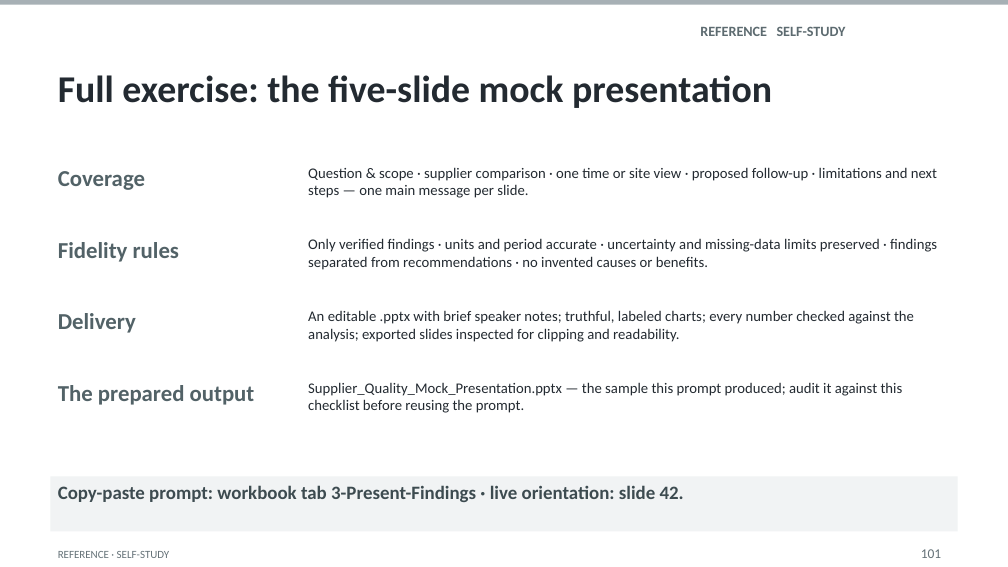
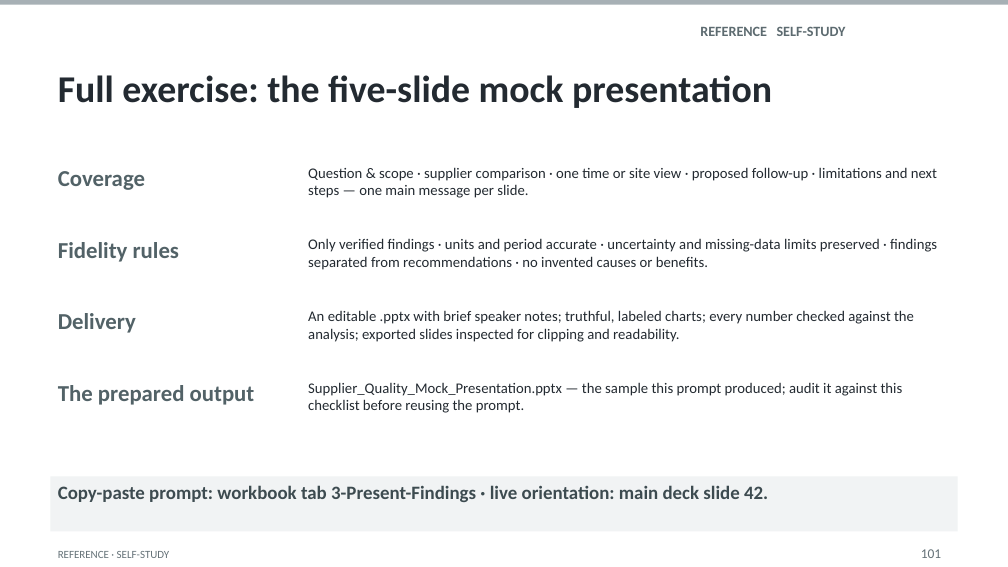
Before and after one commit to naviero1/Claude-Works, a slide deck: slide 55 of ai-training-prompt-engineering/deliverables/From_Prompts_to_Agents_Reference_Deck.pptx. Drawn at 1008x567 pixels with LibreOffice and Linux fonts; fonts in the diff are those of the drawing. Boxes give left, top, right and bottom in pixels: in the first picture for what was removed or moved away, otherwise in the second. Text is boxed around its words. In the diff, an @@ line names an element or a change of style, - is before the commit and + after.

```diff
--- a/ai-training-prompt-engineering/deliverables/From_Prompts_to_Agents_Reference_Deck.pptx
+++ b/ai-training-prompt-engineering/deliverables/From_Prompts_to_Agents_Reference_Deck.pptx
@@ text in rectangle at (x1=58, y1=485, x2=768, y2=502): text changed @@
-Copy-paste prompt: workbook tab 3-Present-Findings · live orientation: slide 42.
+Copy-paste prompt: workbook tab 3-Present-Findings · live orientation: main deck slide 42.
```
Also in this commit, not shown: 16 other slides changed, 19 other files.
